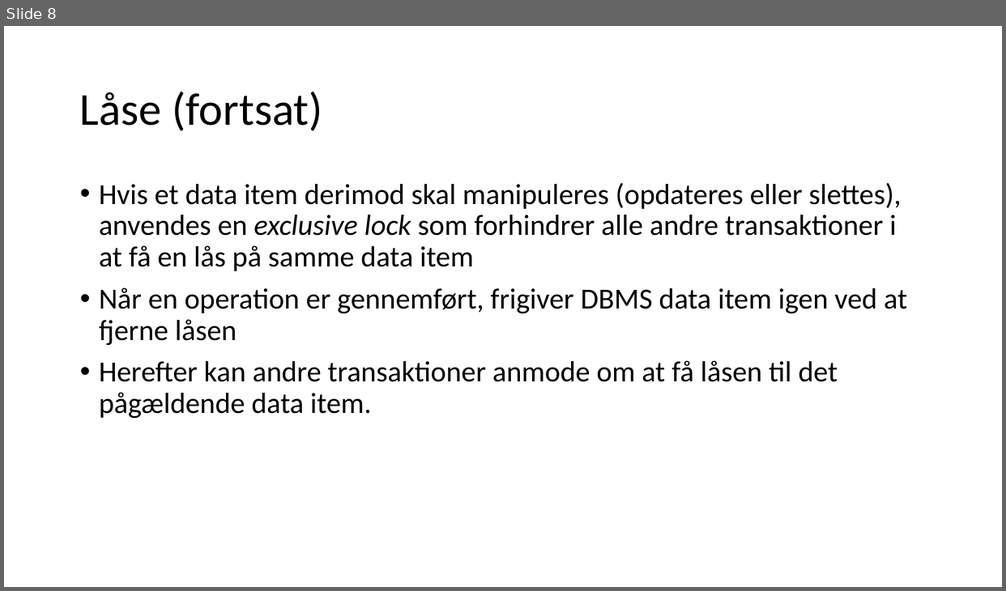
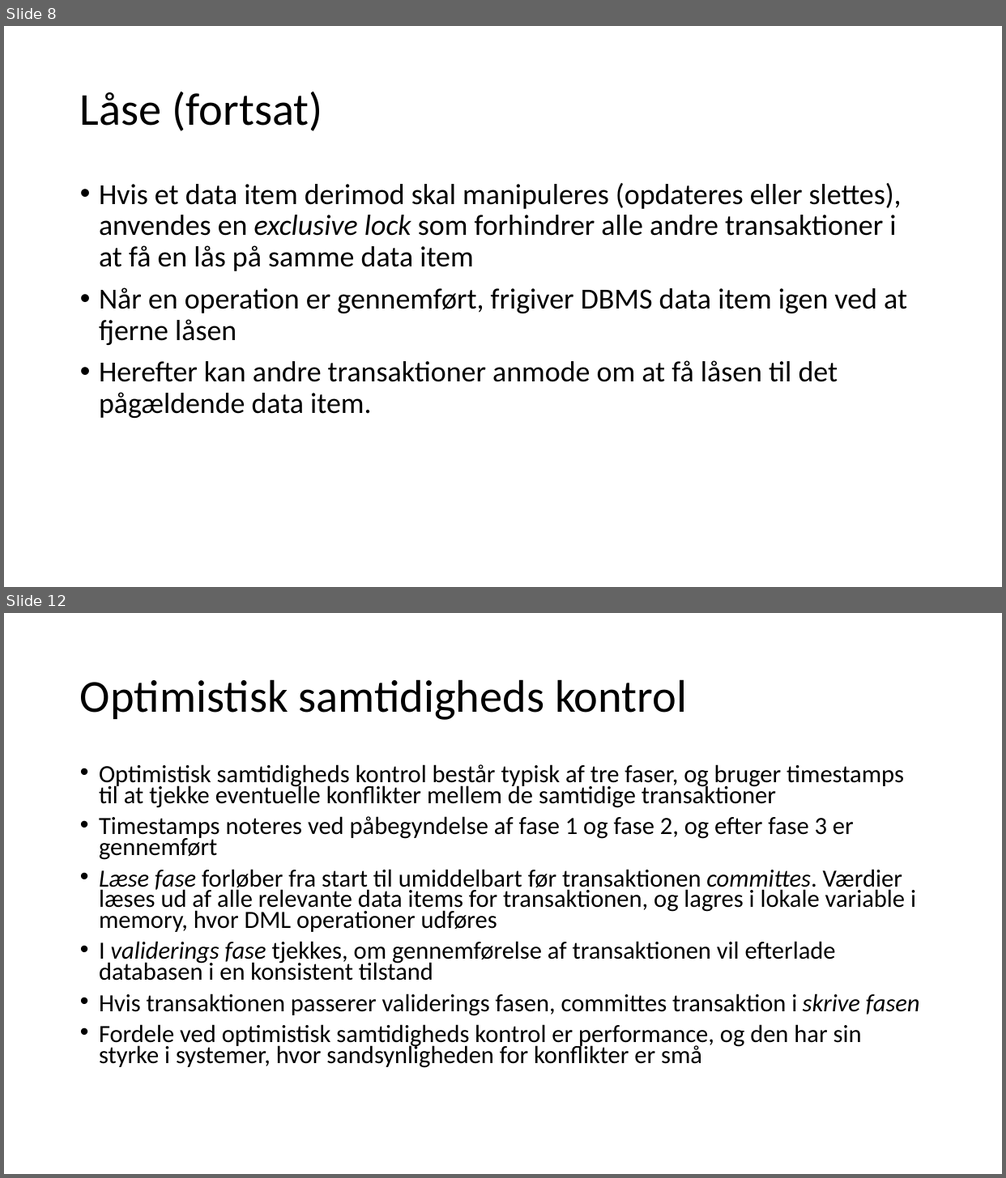
Before and after one commit to JensErikPedersen/misc, a slide deck: eventmanagement/Præsentation.pptx. Shown one above the other, each under a label of ours: slide 8 before the commit, slides 8 and 12 after it; the slides between them are not shown. The pictures are 1006x591 and 1006x1178 pixels, drawn with LibreOffice and Linux fonts; fonts in the diff are those of the drawing. Boxes give left, top, right and bottom in pixels: in the first picture for what was removed or moved away, otherwise in the second. Text is boxed around its words. In the diff, an @@ line names an element or a change of style, - is before the commit and + after.

```diff
--- a/eventmanagement/Præsentation.pptx
+++ b/eventmanagement/Præsentation.pptx
@@ slide 12 added at box(4, 613, 1002, 1174), background #FFFFFF @@
@@ title added at box(80, 679, 687, 720), 44 pt, text #000000 @@
+Optimistisk samtidigheds kontrol
@@ text added at box(99, 764, 920, 1068), 23.8 pt, text #000000 @@
+• Optimistisk samtidigheds kontrol består typisk af tre faser, og bruger timestamps til at tjekke eventuelle konflikter mellem de samtidige transaktioner
+• Timestamps noteres ved påbegyndelse af fase 1 og fase 2, og efter fase 3 er gennemført
+• Læse fase forløber fra start til umiddelbart før transaktionen committes. Værdier læses ud af alle relevante data items for transaktionen, og lagres i lokale variable i memory, hvor DML operationer udføres
+• I validerings fase tjekkes, om gennemførelse af transaktionen vil efterlade databasen i en konsistent tilstand
+• Hvis transaktionen passerer validerings fasen, committes transaktion i skrive fasen
+• Fordele ved optimistisk samtidigheds kontrol er performance, og den har sin styrke i systemer, hvor sandsynligheden for konflikter er små
```
Also in this commit, not shown: 1 slide changed, 3 other slides added, 1 other file.
